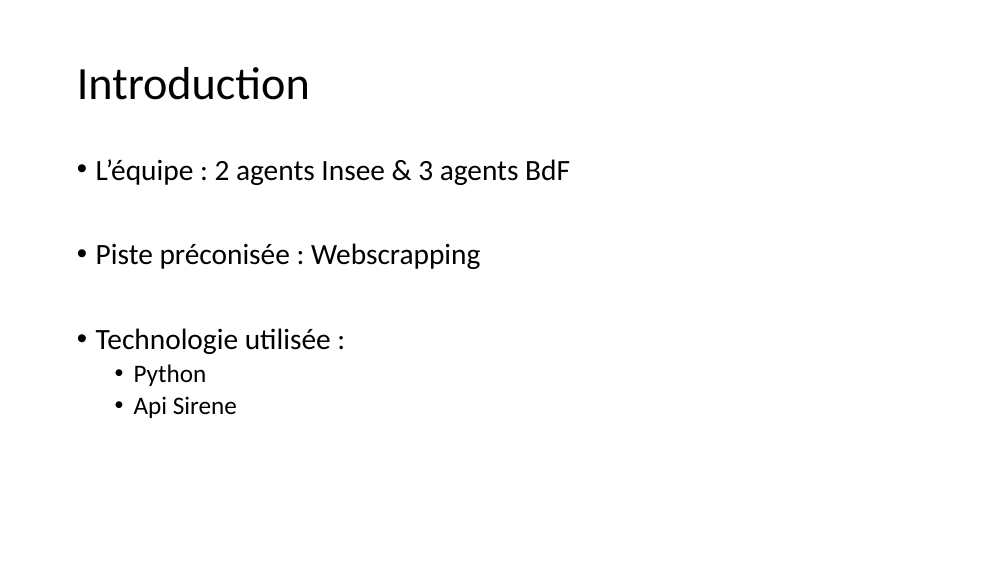
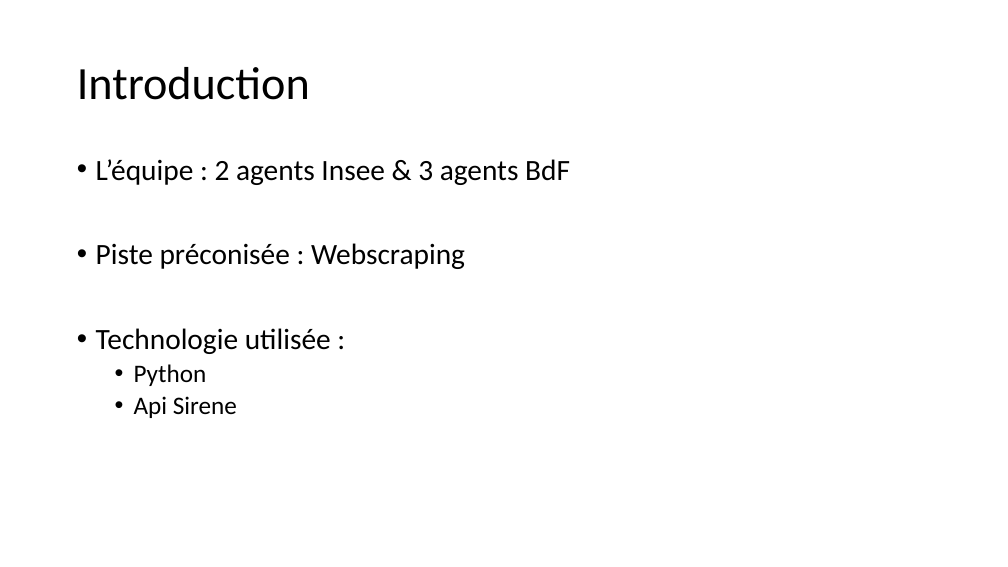
Before and after one commit to BDFINSEE/Hackathon, a slide deck: slide 2 of Hackathon le champ des sirens.pptx. Drawn at 1008x567 pixels with LibreOffice and Linux fonts; fonts in the diff are those of the drawing. Boxes give left, top, right and bottom in pixels: in the first picture for what was removed or moved away, otherwise in the second. Text is boxed around its words. In the diff, an @@ line names an element or a change of style, - is before the commit and + after.

```diff
--- a/Hackathon le champ des sirens.pptx
+++ b/Hackathon le champ des sirens.pptx
@@ text at (96, 243, 465, 269): text changed @@
-• Piste préconisée : Webscrapping
+• Piste préconisée : Webscraping
```
Also in this commit, not shown: 2 other slides changed.
